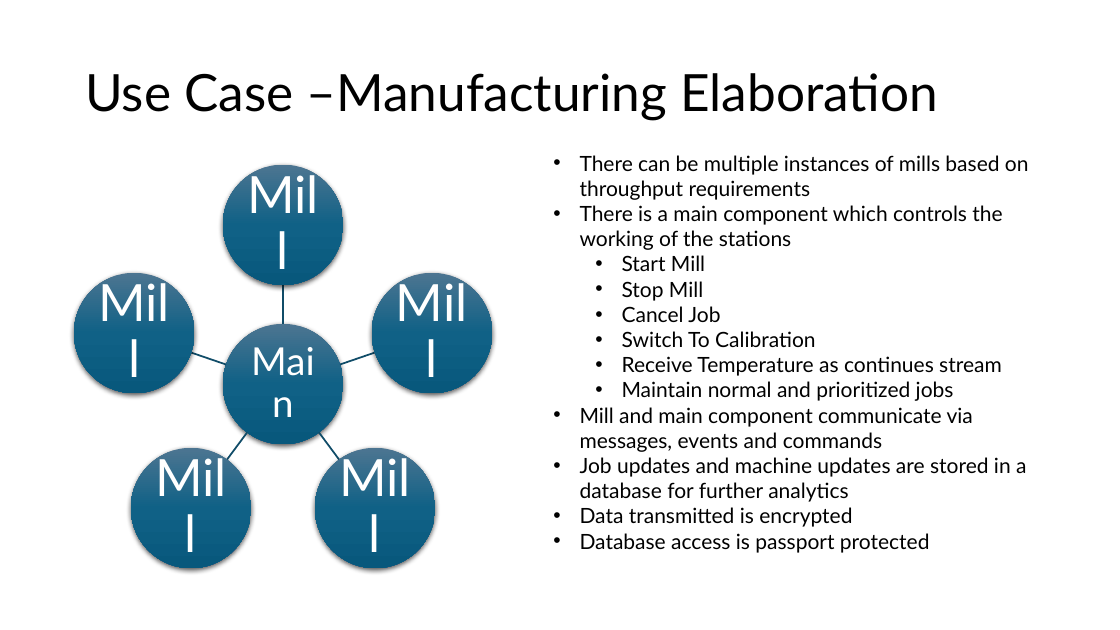
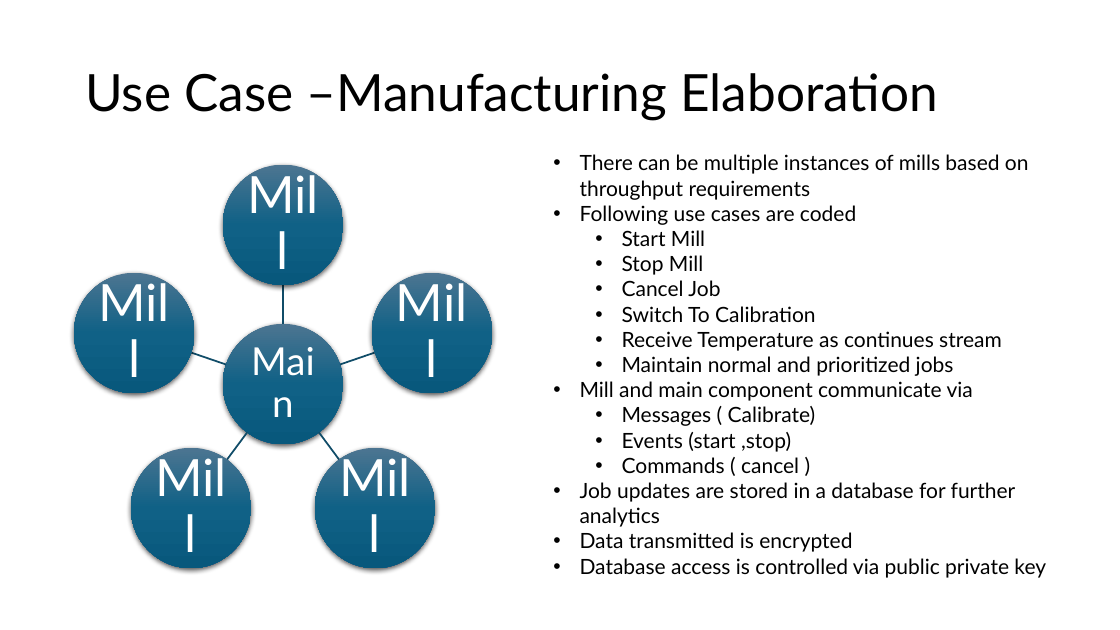
Before and after one commit to pankajkhara/advansys, a slide deck: slide 3 of docs/Assignment.pptx. Drawn at 1120x630 pixels with LibreOffice and Linux fonts; fonts in the diff are those of the drawing. Boxes give left, top, right and bottom in pixels: in the first picture for what was removed or moved away, otherwise in the second. Text is boxed around its words. In the diff, an @@ line names an element or a change of style, - is before the commit and + after.

Commit message:
updated ppt

```diff
--- a/docs/Assignment.pptx
+++ b/docs/Assignment.pptx
@@ text at box(580, 205, 856, 225): text changed @@
-• There is a main component which controls the working of the stations
+• Following use cases are coded
@@ text at box(580, 381, 1016, 527): text changed @@
-• Mill and main component communicate via messages, events and commands
-• Job updates and machine updates are stored in a database for further analytics
+• Mill and main component communicate via
+  • Messages ( Calibrate)
+  • Events (start ,stop)
+  • Commands ( cancel )
+• Job updates are stored in a database for further analytics
@@ text at box(580, 558, 1046, 578): text changed @@
-• Database access is passport protected
+• Database access is controlled via public private key
```
Also in this commit, not shown: 4 other slides changed, 2 slides added, 3 other files.
